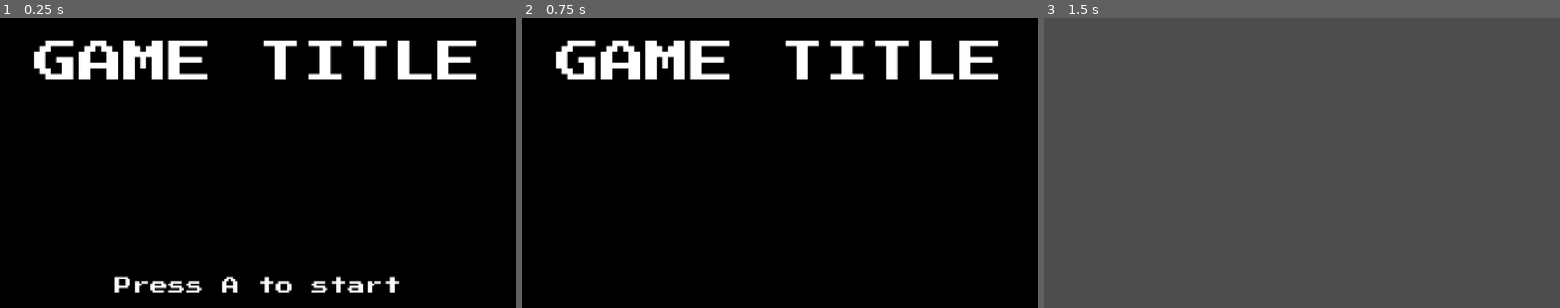
Above: before the commit, frames 1-3 (left to right).
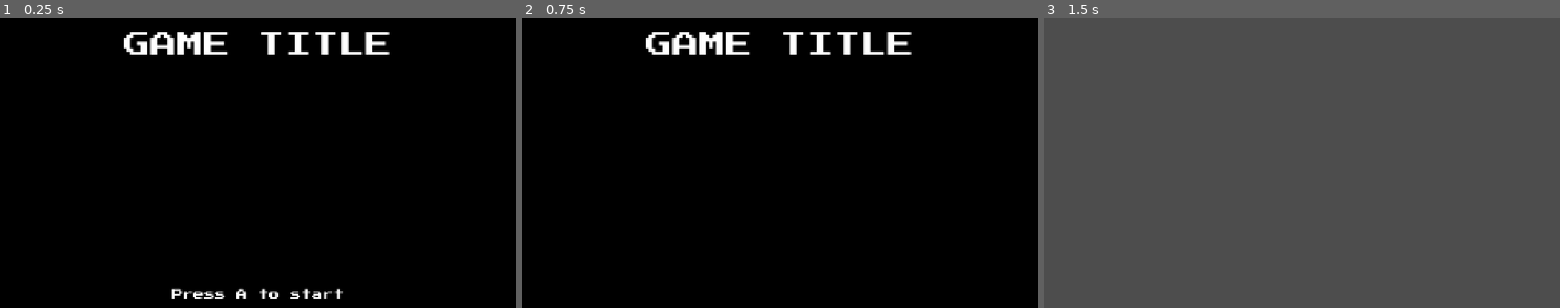
Above: after the commit, the same moments.

Repository: alemaki/SGJ_2026
Game: Godot game, scene res://addons/dho_arcade_addon/scenes/dho_main.tscn
Two runs of this game, one before a commit and one after it. Both use one fixed random seed, a clock stepped at 60 frames per second and the inputs below. Before the commit the project has no main scene; this scene is started directly in both runs.
Inputs (mouse positions are in pixels of both pictures, inside the frame that each line leads up to):
- Up to frame 1 (0.25 s): no input
- Up to frame 2 (0.75 s): tap A at 0.5 s; move the mouse to (893, 148) at 0.52 s; hold Right (ui_right) from 0.53 s (still down); click (893, 148) at 0.67 s
- Up to frame 3 (1.5 s): tap Enter (ui_accept) at 0.77, 1.25 s; move the mouse to (1198, 177) at 1.27 s; release Right (ui_right) at 1.28 s; hold Down (ui_down) from 1.28 s (still down)

The runs differ from the first frame. In frame 1, 7.7% of the frame differs, in the area x 6-93%, y 4-97%; in frame 2, 6.0%; in frame 3, nothing differs.

Commit message:
Linked ESC button to ui_exit. Set main scene.

Diff:
--- a/project.godot
+++ b/project.godot
@@ -15,6 +15,7 @@
 [application]
 
 config/name="SGJ_2026"
+run/main_scene="uid://cd68803horyb"
 config/features=PackedStringArray("4.7", "Forward Plus")
 config/icon="res://icon.svg"
 
@@ -25,6 +26,8 @@
 
 [display]
 
+window/size/viewport_width=1920
+window/size/viewport_height=1080
 window/stretch/mode="canvas_items"
 window/stretch/aspect="expand"
 
@@ -91,6 +94,7 @@
 ui_exit={
 "deadzone": 0.5,
 "events": [Object(InputEventJoypadButton,"resource_local_to_scene":false,"resource_name":"","device":-1,"button_index":4,"pressure":0.0,"pressed":true,"script":null)
+, Object(InputEventKey,"resource_local_to_scene":false,"resource_name":"","device":-1,"window_id":0,"alt_pressed":false,"shift_pressed":false,"ctrl_pressed":false,"meta_pressed":false,"pressed":false,"keycode":0,"physical_keycode":4194305,"key_label":0,"unicode":0,"location":0,"echo":false,"script":null)
 ]
 }
 ui_accept_device_0={
